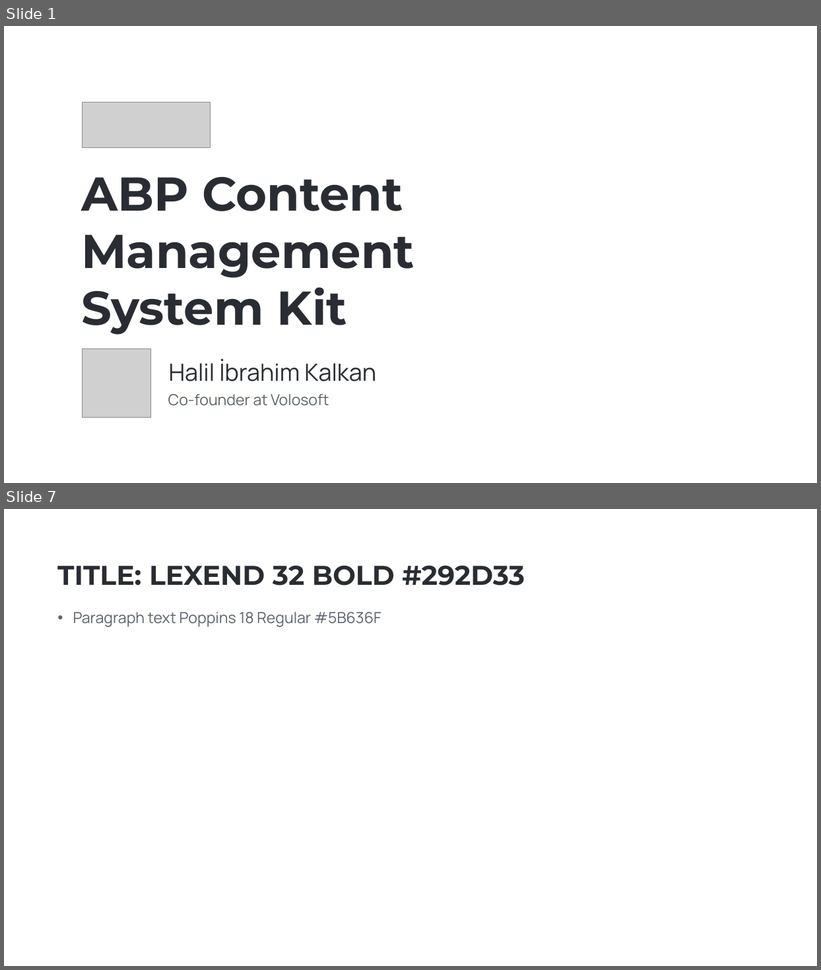
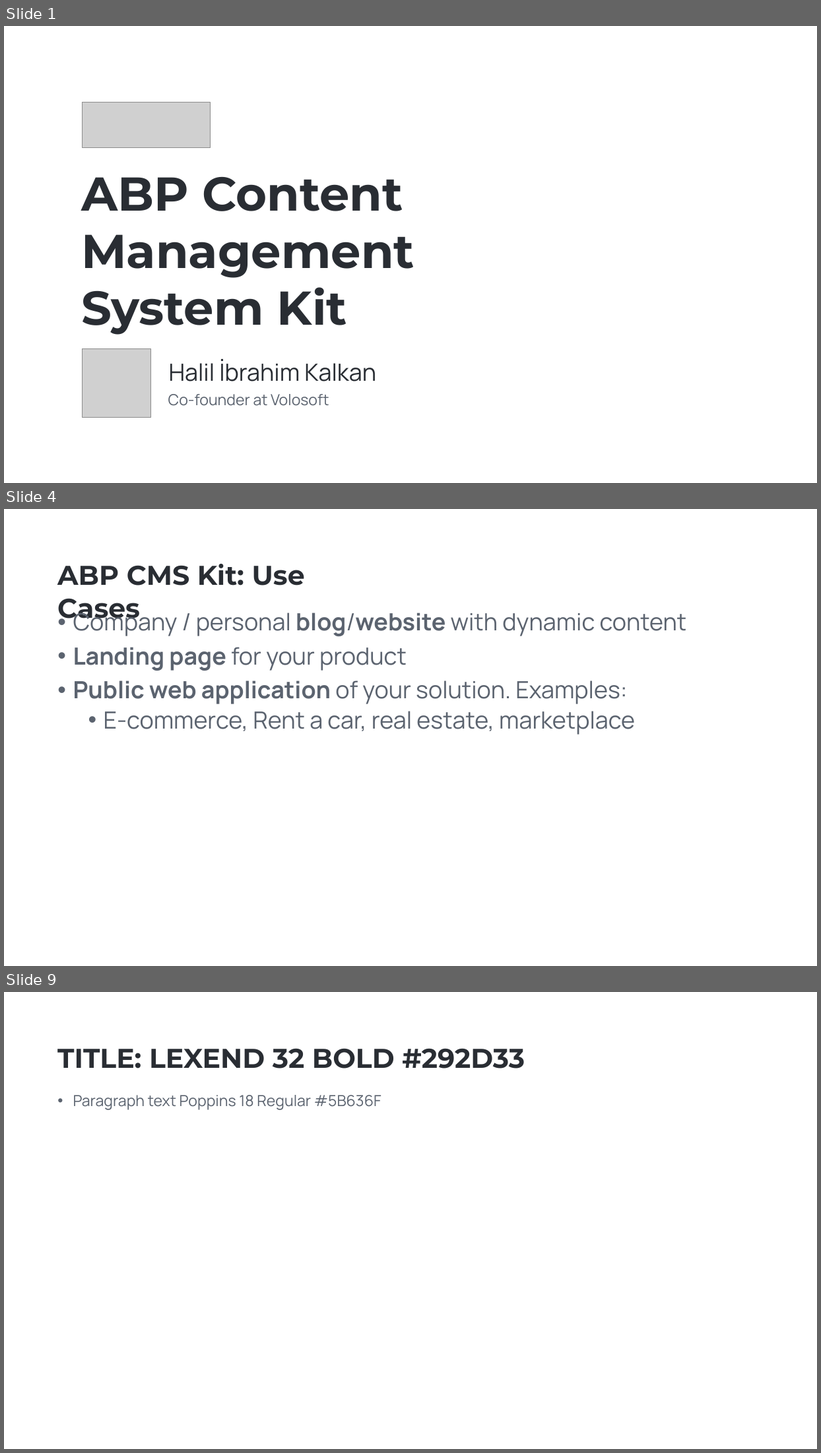
Before and after one commit to hikalkan/presentations, a slide deck: 2023-09-28 ABP CMS Kit/ABP CMS Kit.pptx. Shown one above the other, each under a label of ours: slides 1 and 7 before the commit, slides 1, 4 and 9 after it; the slides between them are not shown. The pictures are 821x970 and 821x1453 pixels, drawn with LibreOffice and Linux fonts; fonts in the diff are those of the drawing; grey boxes stand for pictures; background and template pictures are left out. Boxes give left, top, right and bottom in pixels: in the first picture for what was removed or moved away, otherwise in the second. Text is boxed around its words. In the diff, an @@ line names an element or a change of style, - is before the commit and + after.

```diff
--- a/2023-09-28 ABP CMS Kit/ABP CMS Kit.pptx
+++ b/2023-09-28 ABP CMS Kit/ABP CMS Kit.pptx
@@ slide 4 added at (x1=4, y1=509, x2=817, y2=966), background picture (left out) @@
@@ text added at (x1=57, y1=564, x2=305, y2=625), 32 pt, text #292D33, bold @@
+ABP CMS Kit: Use Cases
@@ text added at (x1=73, y1=608, x2=687, y2=735), 28 pt, text #5B636F @@
+• Company / personal blog/website with dynamic content
+• Landing page for your product
+• Public web application of your solution. Examples:
+  • E-commerce, Rent a car, real estate, marketplace
@@ what was slide 7 is now slide 9 @@
```
Also in this commit, not shown: 6 other slides added, 2 slides removed.
